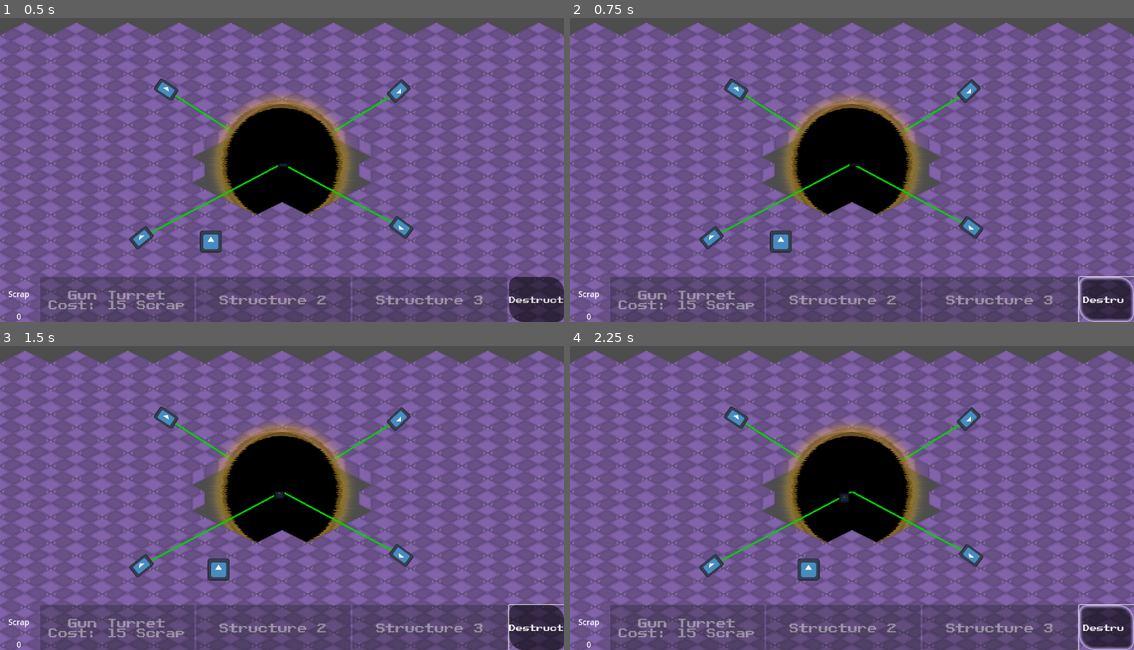
Above: before the commit, frames 1-4 (two rows, left to right).
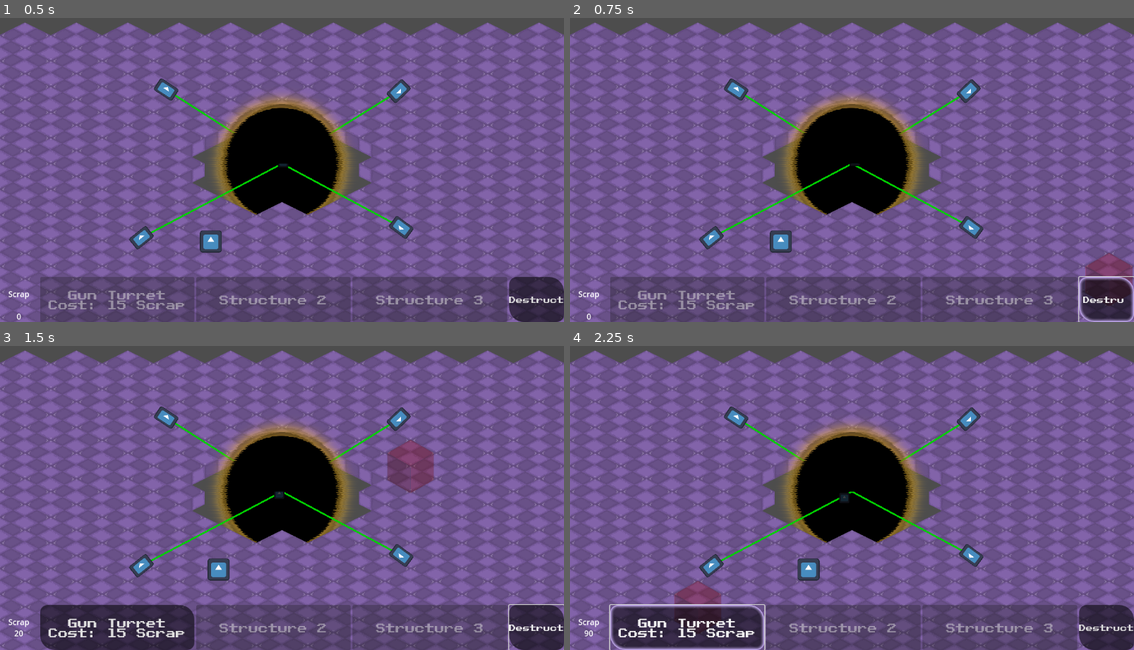
Above: after the commit, the same moments.

Repository: jkostello/Godot-Wild-Jam-69
Game: Godot game, scene res://level.tscn
Same seed, same stepped clock (60 frames per second), same inputs: the game is played once before the commit and once after it. The engine's default icon, where the game draws it, is replaced by a stand-in: a white triangle on a blue panel in a dark square.
Inputs (mouse positions are in pixels of both pictures, inside the frame that each line leads up to):
- Up to frame 1 (0.5 s): no input
- Up to frame 2 (0.75 s): click "Destruct" at 0.5 s
- Up to frame 3 (1.5 s): tap Enter at 1.25 s; move the mouse to (406, 476) at 1.27 s; hold D (right) from 1.28 s (still down); hold 0 from 1.28 s (still down); click (406, 476) at 1.42 s
- Up to frame 4 (2.25 s): tap Space at 1.52, 1.55, 1.82 s; release D (right) at 2 s; release 0 at 2 s; click "Destruct" (after the commit: "Gun Turret Cost: 15 Scrap") at 2 s

Frame 1 is identical in both runs. In frame 2, 0.5% of the frame differs, in the area x 91-100%, y 77-88%; in frame 3, 5.1%, in the area x 2-77%, y 30-100%; in frame 4, 4.8%.

Commit message:
Fixed Structure Update
I really hate github

Diff:
--- a/structure_handler.gd
+++ b/structure_handler.gd
@@ -1,16 +1,21 @@
 extends Control
-
+@onready var scrapReadout : RichTextLabel = $VBoxContainer/buttonHolder/HBoxContainer/MarginContainer2/scrapLabel
 @onready var structure_but_1 : Button = $VBoxContainer/buttonHolder/HBoxContainer/structureBut1
 @onready var structure_but_2 : Button = $VBoxContainer/buttonHolder/HBoxContainer/structureBut2
 @onready var structure_but_3 : Button = $VBoxContainer/buttonHolder/HBoxContainer/structureBut3
+@onready var dcButton : Button = $VBoxContainer/buttonHolder/HBoxContainer/dcButton
 @onready var highlight_block : Sprite2D = $highlightBlock
 @onready var tile_map : TileMap = get_node(self.get_meta("activeTilemap"))
 @onready var player : Node2D = get_node(self.get_meta("playerNode"))
 @onready var turret = preload("res://turret.tscn")
 
+@export var turretCost : int = 15
+var scrap : int = 0
 var structure_selected = 0
+var spaceTaken : bool = false
 var clicked_cell := Vector2.ZERO
 var coords := Vector2.ZERO
+var checkedSpace
 
 # Remove highlight_block from structure_handler, add to level
 func _ready():
@@ -22,41 +27,73 @@
 	getBlockVector()
 	highlight_block.position = coords
 
+func checkSpace():
+	for turret in get_tree().get_nodes_in_group("Turret"):
+			if turret.position == coords:
+				spaceTaken = true
+				return turret
+	return false
 
 func getBlockVector():
 	# Get tile map position of mouse
 	clicked_cell = tile_map.local_to_map(tile_map.get_local_mouse_position())
 	coords = tile_map.to_global(tile_map.map_to_local(clicked_cell))
 
-	if coords.distance_to(player.position) < 500: # If in range, color green
-		highlight_block.modulate = Color(0,1,0,0.3)
+	if coords.distance_to(player.position) < 500:
+		checkedSpace = checkSpace()
+		if structure_selected != 4 and checkedSpace is bool: # If in range and valid space, color green
+			highlight_block.modulate = Color(0,1,0,0.3)
+		elif structure_selected == 4 and checkedSpace is Node2D: #If destructing and tile is occupied, color orange
+			highlight_block.modulate = Color(255,165,0,0.3)
+		else:
+			highlight_block.modulate = Color(1,0,0,0.3) #if no checks are valid, color red
 	else: # If not in range, color red
 		highlight_block.modulate = Color(1,0,0,0.3)
 
+#I hate github
 # Called on structure button press
 # Selects correct structure, shows highlight block
 # TODO: finish structures 2 & 3
 func onButtonPressed(butNum):
+	highlight_block.visible = true
 	match butNum:
 		1: # Turret
 			structure_selected = 1
-			highlight_block.visible = true
 		2:
 			structure_selected = 2
 		3:
 			structure_selected = 3
+		4:
+			structure_selected = 4
+
+func updateScrapUI():
+	scrapReadout.set_text(str("[center]\nScrap\n",scrap,"[/center]"))
+	if scrap < turretCost:
+		structure_but_1.disabled = true
+	else:
+		structure_but_1.disabled = false
 
 # Creates structures
 func buildStructure():
 	# Create structure 1
-	if structure_selected == 1:
-		var new_t = turret.instantiate()
-		get_tree().current_scene.add_child(new_t)
-		new_t.position = coords
+	if checkedSpace is bool:
+		if structure_selected != 4:
+			if structure_selected == 1 and scrap >= turretCost:
+				scrap -= turretCost
+				var new_t = turret.instantiate()
+				get_tree().current_scene.add_child(new_t)
+				new_t.position = coords
+				highlight_block.visible = false
+				structure_selected = 0
+	elif structure_selected == 4:
+		checkedSpace.queue_free()
+		scrap += floor(turretCost) / 3
+		highlight_block.visible = false
+		structure_selected = 0
 
 	# Deselect structure, hide highlight_block
-	structure_selected = 0
-	highlight_block.visible = false
+	updateScrapUI()
+
 
 
 func _input(event):
@@ -65,7 +102,13 @@
 		if (event.is_pressed() and event.button_index == MOUSE_BUTTON_LEFT and coords.distance_to(player.position) < 500):
 			buildStructure()
 
-	# If space pressed, deslect structure
+	# If space pressed, deselect structure
 	if event is InputEventKey:
 		if (Input.is_key_pressed(KEY_SPACE) and not event.is_echo()):
 			structure_selected = 0
+			highlight_block.visible = false
+
+		#INDEV FUNCTION, INCREASES SCRAP BY 10
+		if (Input.is_key_pressed(KEY_0) and not event.is_echo()):
+			scrap += 10
+			updateScrapUI()
